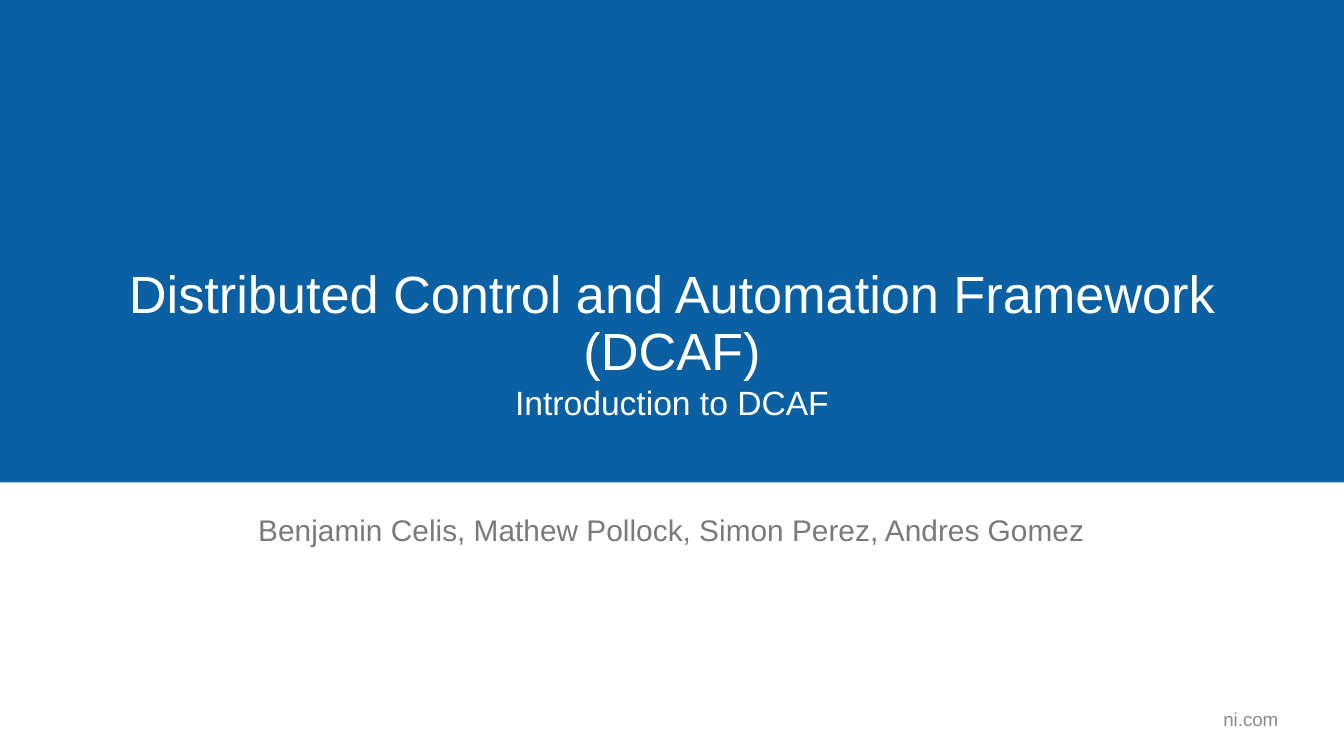
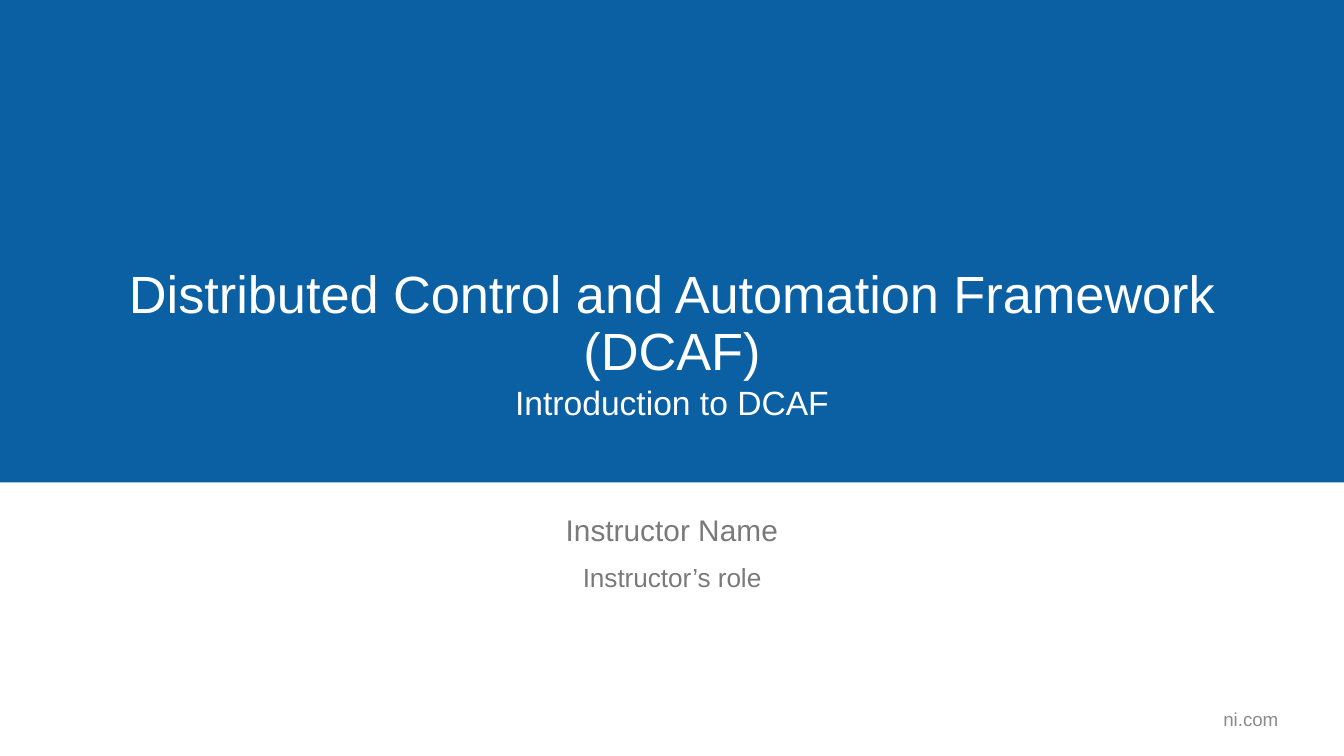
Before and after one commit to LabVIEW-DCAF/Documentation, a slide deck: slide 2 of Trunk/Getting Started Material/DCAF Training/1 Introduction to DCAF.pptx. Drawn at 1344x756 pixels with LibreOffice and Linux fonts; fonts in the diff are those of the drawing; background and template pictures are left out. Boxes give left, top, right and bottom in pixels: in the first picture for what was removed or moved away, otherwise in the second. Text is boxed around its words. In the diff, an @@ line names an element or a change of style, - is before the commit and + after.

```diff
--- a/Trunk/Getting Started Material/DCAF Training/1 Introduction to DCAF.pptx
+++ b/Trunk/Getting Started Material/DCAF Training/1 Introduction to DCAF.pptx
@@ text at <box>566,520,778,541</box>: text changed @@
-Benjamin Celis, Mathew Pollock, Simon Perez, Andres Gomez
+Instructor Name
@@ text added at <box>583,568,762,587</box>, 18.7 pt, text #7A7A7A @@
+Instructor’s role
```
Also in this commit, not shown: 1 other slide changed, 8 slides added.
